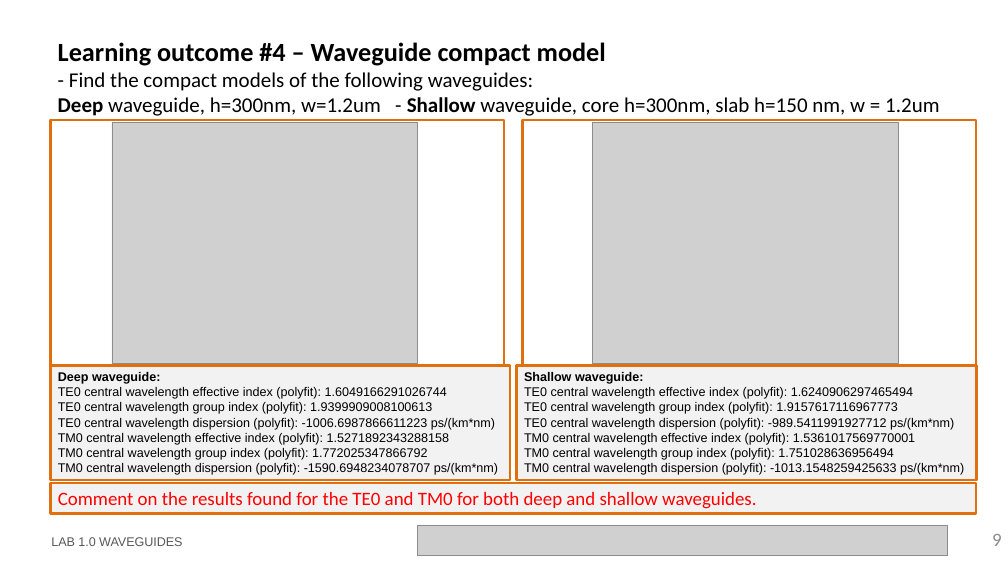
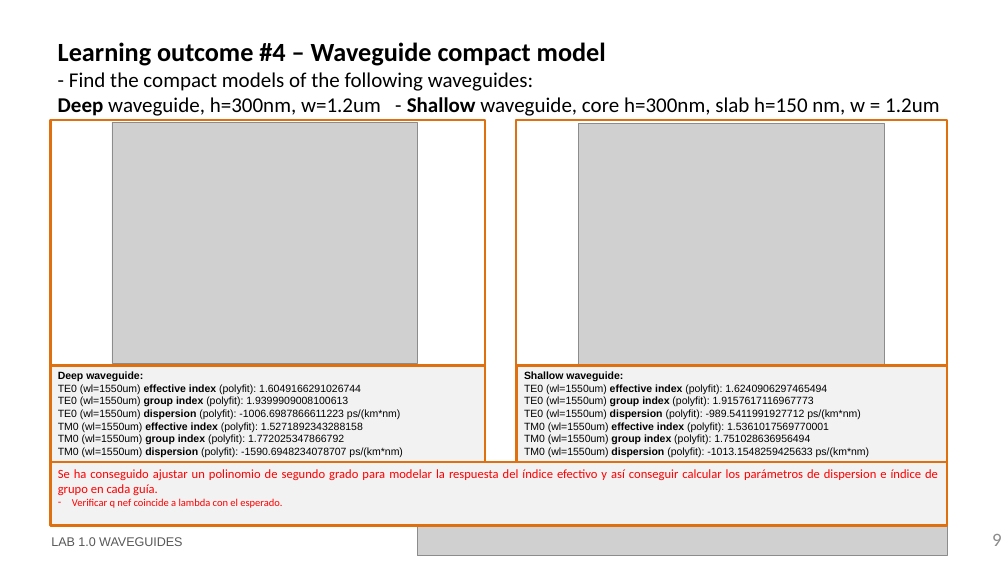
Before and after one commit to jllanoh/cifoin-lab1, a slide deck: slide 9 of LabBook_10.pptx. Drawn at 1008x567 pixels with LibreOffice and Linux fonts; fonts in the diff are those of the drawing; grey boxes stand for pictures; background and template pictures are left out. Boxes give left, top, right and bottom in pixels: in the first picture for what was removed or moved away, otherwise in the second. Text is boxed around its words. In the diff, an @@ line names an element or a change of style, - is before the commit and + after.

```diff
--- a/LabBook_10.pptx
+++ b/LabBook_10.pptx
@@ rectangle: place and size @@
-rectangle at (51, 119, 504, 365)
+rectangle at (51, 119, 485, 365)
@@ rectangle: place and size @@
-rectangle at (523, 119, 976, 364)
+rectangle at (516, 119, 948, 364)
@@ picture: place and size @@
-picture at (593, 122, 898, 363)
+picture at (579, 123, 885, 364)
@@ rectangle "Deep waveguide:": place and size @@
-rectangle "Deep waveguide:" at (51, 365, 510, 479)
+rectangle "Deep waveguide:" at (51, 365, 485, 462)
@@ text in rectangle at (58, 384, 402, 457): text changed; size 12 to 10 pt @@
-TE0 central wavelength effective index (polyfit): 1.6049166291026744
-TE0 central wavelength group index (polyfit): 1.9399909008100613
-TE0 central wavelength dispersion (polyfit): -1006.6987866611223 ps/(km*nm)
-TM0 central wavelength effective index (polyfit): 1.5271892343288158
-TM0 central wavelength group index (polyfit): 1.772025347866792
-TM0 central wavelength dispersion (polyfit): -1590.6948234078707 ps/(km*nm)
+TE0 (wl=1550um) effective index (polyfit): 1.6049166291026744
+TE0 (wl=1550um) group index (polyfit): 1.9399909008100613
+TE0 (wl=1550um) dispersion (polyfit): -1006.6987866611223 ps/(km*nm)
+TM0 (wl=1550um) effective index (polyfit): 1.5271892343288158
+TM0 (wl=1550um) group index (polyfit): 1.772025347866792
+TM0 (wl=1550um) dispersion (polyfit): -1590.6948234078707 ps/(km*nm)
@@ text in rectangle at (58, 371, 143, 381): size 12 to 10 pt in "Deep waveguide:" @@
@@ rectangle "Shallow waveguide:": place and size @@
-rectangle "Shallow waveguide:" at (516, 365, 976, 479)
+rectangle "Shallow waveguide:" at (516, 365, 947, 462)
@@ text in rectangle at (524, 384, 869, 457): text changed; size 12 to 10 pt @@
-TE0 central wavelength effective index (polyfit): 1.6240906297465494
-TE0 central wavelength group index (polyfit): 1.9157617116967773
-TE0 central wavelength dispersion (polyfit): -989.5411991927712 ps/(km*nm)
-TM0 central wavelength effective index (polyfit): 1.5361017569770001
-TM0 central wavelength group index (polyfit): 1.751028636956494
-TM0 central wavelength dispersion (polyfit): -1013.1548259425633 ps/(km*nm)
+TE0 (wl=1550um) effective index (polyfit): 1.6240906297465494
+TE0 (wl=1550um) group index (polyfit): 1.9157617116967773
+TE0 (wl=1550um) dispersion (polyfit): -989.5411991927712 ps/(km*nm)
+TM0 (wl=1550um) effective index (polyfit): 1.5361017569770001
+TM0 (wl=1550um) group index (polyfit): 1.751028636956494
+TM0 (wl=1550um) dispersion (polyfit): -1013.1548259425633 ps/(km*nm)
@@ text in rectangle at (524, 371, 623, 381): size 12 to 10 pt in "Shallow waveguide:" @@
@@ text removed at (898, 387, 927, 391) @@
-slab: 150nm
@@ rectangle "Se ha conseguido ajustar un ...": place and size @@
-rectangle "Se ha conseguido ajustar un ..." at (51, 483, 977, 513)
+rectangle "Se ha conseguido ajustar un ..." at (51, 462, 948, 526)
@@ text in rectangle at (58, 469, 938, 508): text changed; size 18 to 12 pt @@
-Comment on the results found for the TE0 and TM0 for both deep and shallow waveguides.
+Se ha conseguido ajustar un polinomio de segundo grado para modelar la respuesta del índice efectivo y así conseguir calcular los parámetros de dispersion e índice de grupo en cada guía.
+– Verificar q nef coincide a lambda con el esperado.
```
Also in this commit, not shown: 4 other slides changed.
